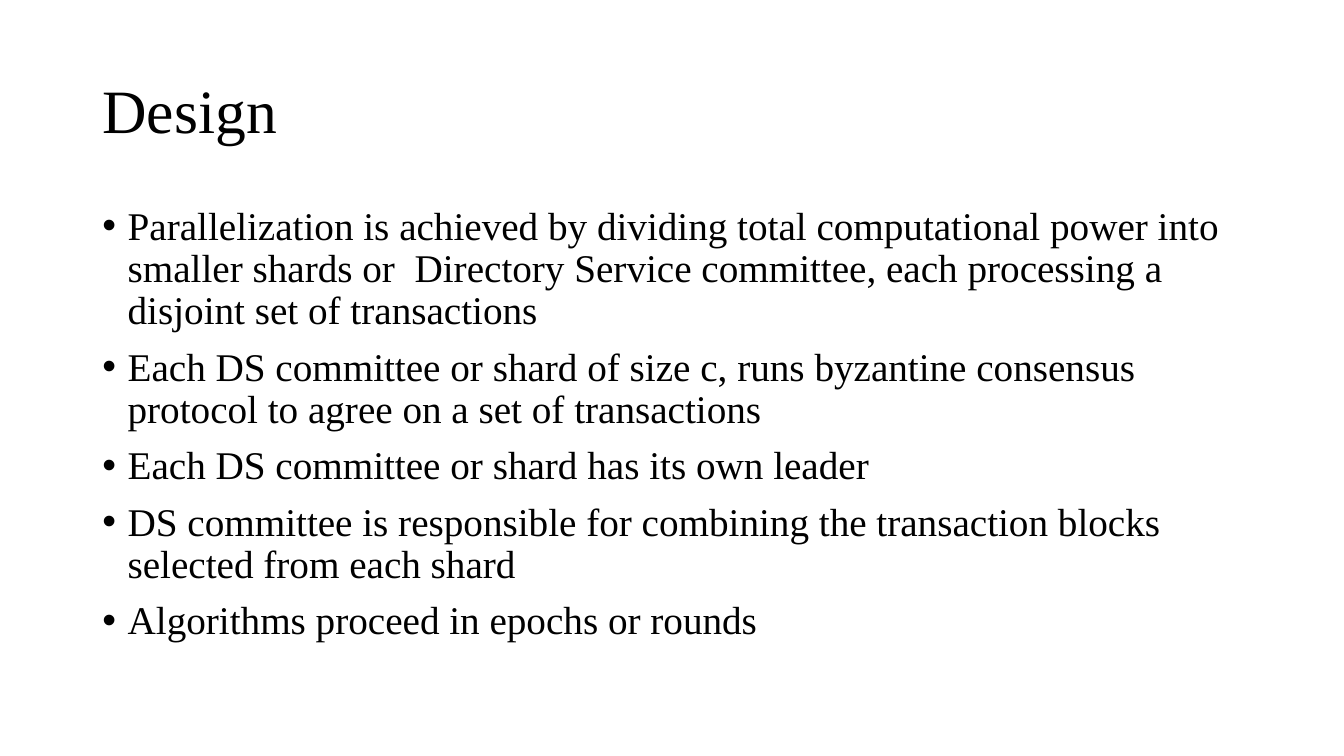
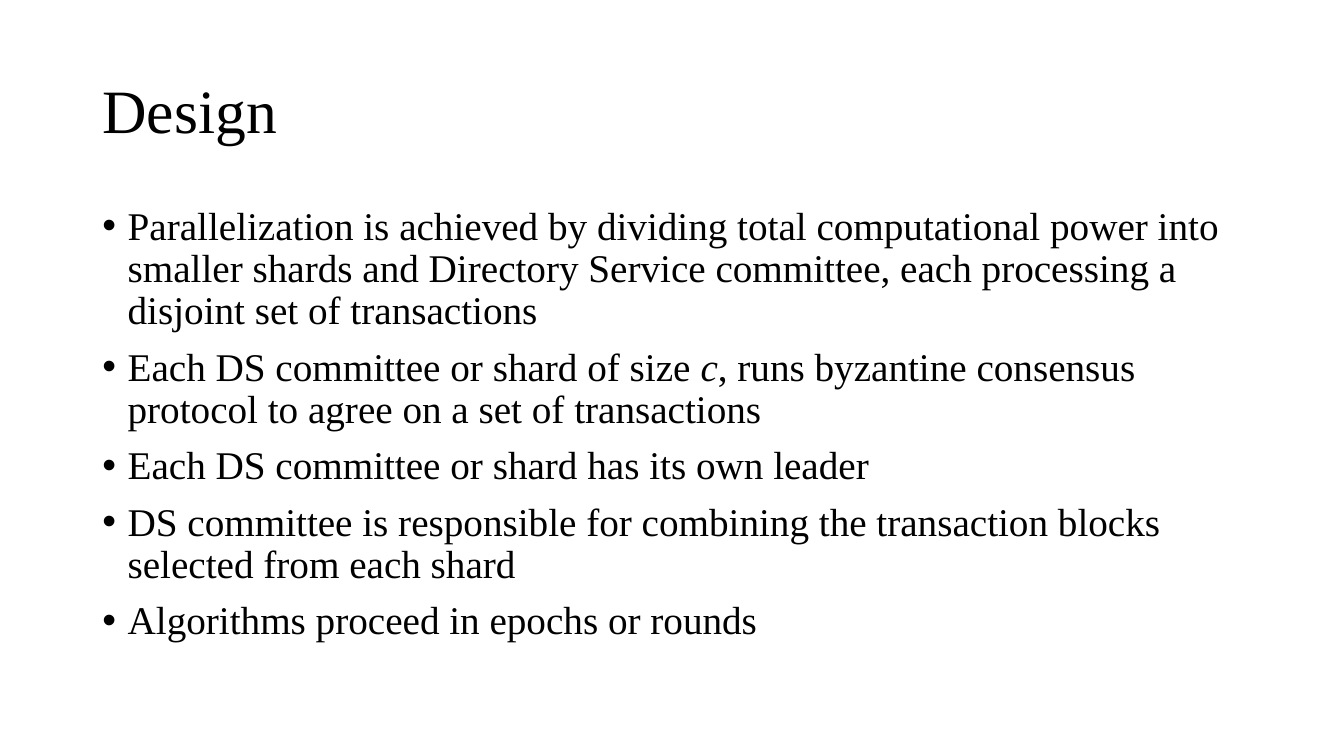
Before and after one commit to Tsajan/2018FallSemPOSTECH, a slide deck: slide 5 of CSED601 Dependable Computing/Sharding.pptx. Drawn at 1344x756 pixels with LibreOffice and Linux fonts; fonts in the diff are those of the drawing. Boxes give left, top, right and bottom in pixels: in the first picture for what was removed or moved away, otherwise in the second. Text is boxed around its words. In the diff, an @@ line names an element or a change of style, - is before the commit and + after.

```diff
--- a/CSED601 Dependable Computing/Sharding.pptx
+++ b/CSED601 Dependable Computing/Sharding.pptx
@@ text at (128, 212, 1219, 332): text changed @@
-• Parallelization is achieved by dividing total computational power into smaller shards or Directory Service committee, each processing a disjoint set of transactions
+• Parallelization is achieved by dividing total computational power into smaller shards and Directory Service committee, each processing a disjoint set of transactions
@@ text at (128, 353, 1136, 431): italic on in "c," @@
```
Also in this commit, not shown: 10 other slides changed, 6 slides added, 2 other files.
